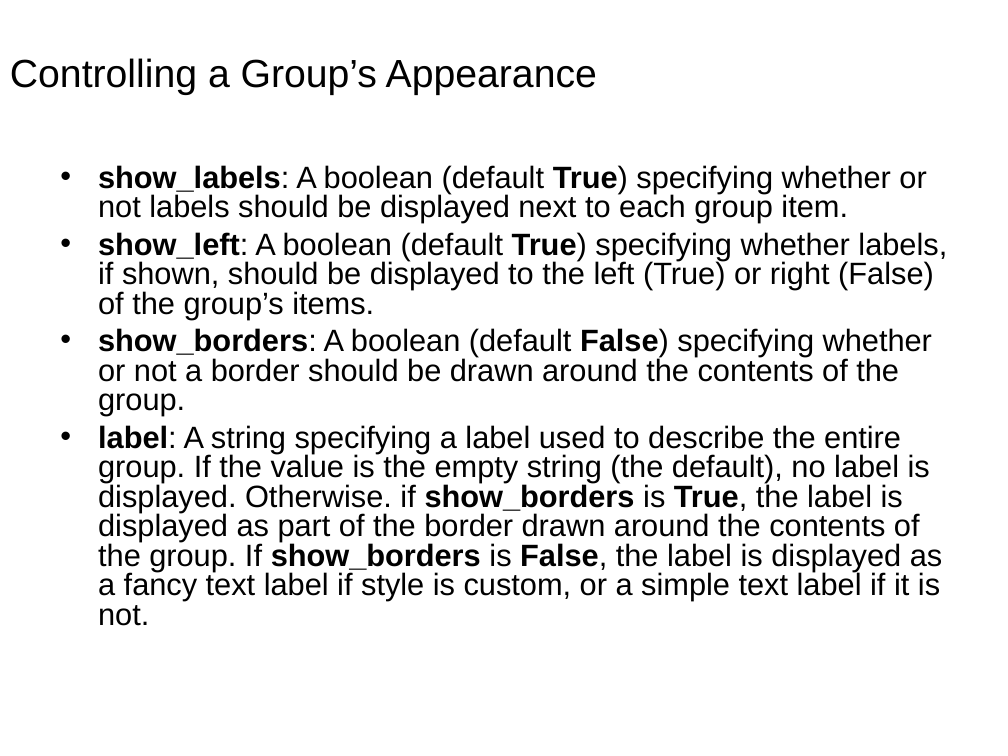
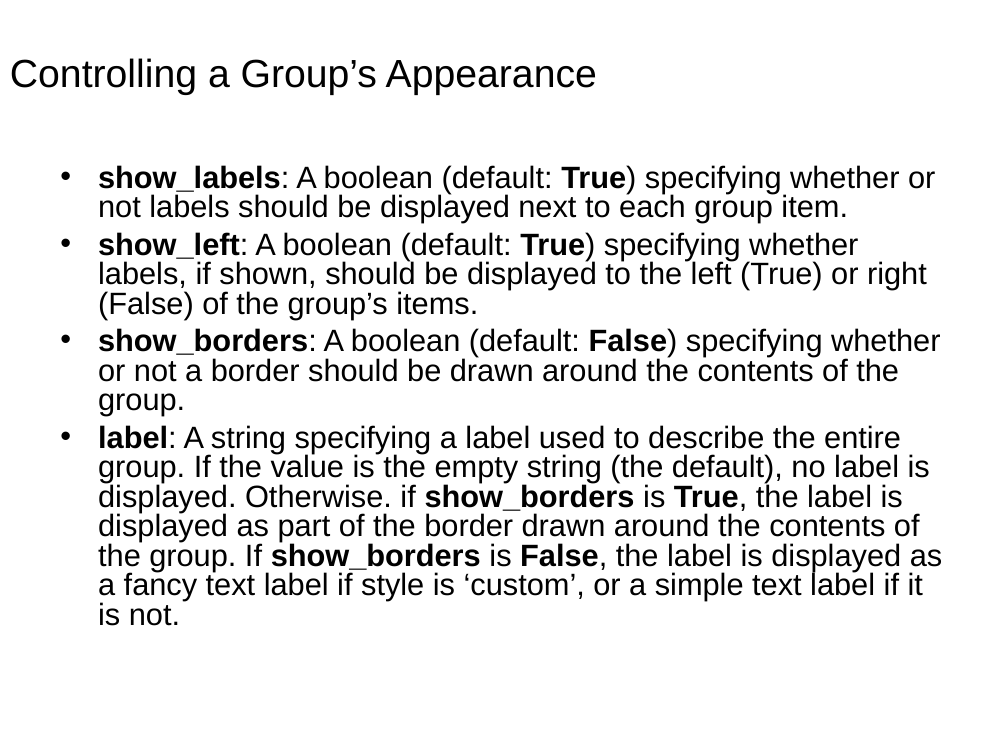
Before and after one commit to enthought/traits, a slide deck: slide 33 of enthought/traits/doc/traits_ui.ppt. Drawn at 1008x756 pixels with LibreOffice and Linux fonts; fonts in the diff are those of the drawing; background and template pictures are left out. Boxes give left, top, right and bottom in pixels: in the first picture for what was removed or moved away, otherwise in the second. Text is boxed around its words. In the diff, an @@ line names an element or a change of style, - is before the commit and + after.

```diff
--- a/enthought/traits/doc/traits_ui.ppt
+++ b/enthought/traits/doc/traits_ui.ppt
@@ text at box(98, 165, 942, 626): text changed @@
-• show_labels: A boolean (default True) specifying whether or not labels should be displayed next to each group item.
-• show_left: A boolean (default True) specifying whether labels, if shown, should be displayed to the left (True) or right (False) of the group’s items.
-• show_borders: A boolean (default False) specifying whether or not a border should be drawn around the contents of the group.
-• label: A string specifying a label used to describe the entire group. If the value is the empty string (the default), no label is displayed. Otherwise. if show_borders is True, the label is displayed as part of the border drawn around the contents of the group. If show_borders is False, the label is displayed as a fancy text label if style is custom, or a simple text label if it is not.
+• show_labels: A boolean (default: True) specifying whether or not labels should be displayed next to each group item.
+• show_left: A boolean (default: True) specifying whether labels, if shown, should be displayed to the left (True) or right (False) of the group’s items.
+• show_borders: A boolean (default: False) specifying whether or not a border should be drawn around the contents of the group.
+• label: A string specifying a label used to describe the entire group. If the value is the empty string (the default), no label is displayed. Otherwise. if show_borders is True, the label is displayed as part of the border drawn around the contents of the group. If show_borders is False, the label is displayed as a fancy text label if style is ‘custom’, or a simple text label if it is not.
```
Also in this commit, not shown: 19 other slides changed, 1 slide added.
